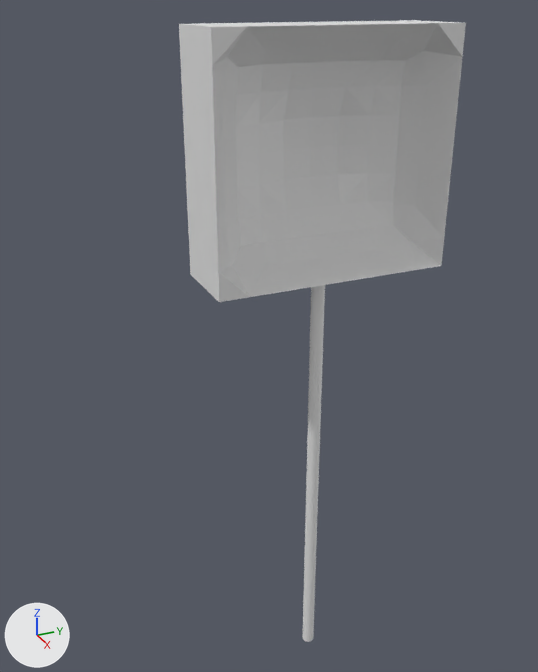
The OBJ model FinalProject/models/Catapult_Arm.obj, before and after one commit.
The view is the same before and after, from a 50 mm camera at (7.57, -3.93, 10.22) aimed at (-2.43, 0.57, 5.22). Arrows for +X, +Y and +Z are at lower left; the lights stay in place. Where no turn or scale is listed for an object, it has been applied to the vertices.

The scene before the commit, as lines of its bpy script (objects in view):
```python
me_cylinder_004_cylinder_008 = bpy.data.meshes.new('Cylinder.004_Cylinder.008')
me_cylinder_004_cylinder_008.from_pydata(...)  # 173 vertices, 338 faces; spans x -0.26..0.68, y -1.4..1.43, z 1.49..9.96
ob_cylinder_004_cylinder_008 = bpy.data.objects.new('Cylinder.004_Cylinder.008', me_cylinder_004_cylinder_008)
ob_cylinder_004_cylinder_008.location = (0.0, 0.0, 0.0)
```
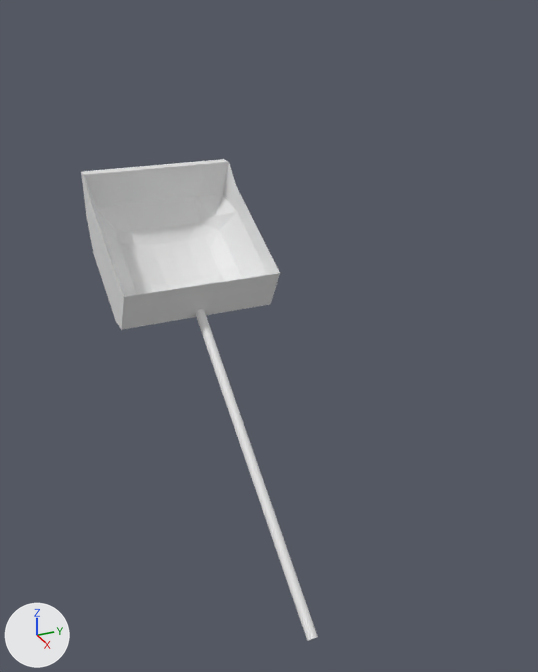
Commit message: latest model for catapult arm

Location of each change, (x1, y1, x2, y2) in pixels of the pictures (538 x 672 px; the box of a moved part takes in the faces that stretch with it):
'Cylinder.004_Cylinder.008', reshaped (17% narrower, 22% shorter)
    before: (179, 20, 466, 642)
    after: (81, 159, 318, 641)
part 1 of me_cylinder_004_cylinder_008, moved or reshaped
    before: (302, 285, 325, 642)
    after: (195, 309, 318, 641)
part 2 of me_cylinder_004_cylinder_008, added
    after: (81, 159, 280, 330)
part 3 of me_cylinder_004_cylinder_008, deleted
    before: (179, 20, 466, 302)

Diff of the bpy script that builds the scene:
```diff
--- a/FinalProject/models/Catapult_Arm.obj.py
+++ b/FinalProject/models/Catapult_Arm.obj.py
@@ me_cylinder_004_cylinder_008 @@
 # used by ob_cylinder_004_cylinder_008; location = (0.0, 0.0, 0.0)
-me_cylinder_004_cylinder_008.from_pydata(...)  # 173 vertices, 338 faces; spans x -0.26..0.68, y -1.4..1.43, z 1.49..9.96
+me_cylinder_004_cylinder_008.from_pydata(...)  # 250 vertices, 492 faces; spans x -6.56..0.44, y -1.4..1.43, z 1.53..7.24
+# me_cylinder_004_cylinder_008 part 1: the loose piece of 64 vertices spanning x 0.16..0.33, y -0.08..0.09, z 1.49..7.29 is turned -53 degrees about the y axis through its middle, then moved by (-2.17, 0.0, -1.05)
+# me_cylinder_004_cylinder_008 part 2: a new loose piece of 186 vertices spanning x -6.56..-3.86, y -1.4..1.43, z 4.88..7.24
+# me_cylinder_004_cylinder_008 part 3: the loose piece of 109 vertices spanning x -0.26..0.68, y -1.4..1.43, z 7.28..9.96 is deleted
```
